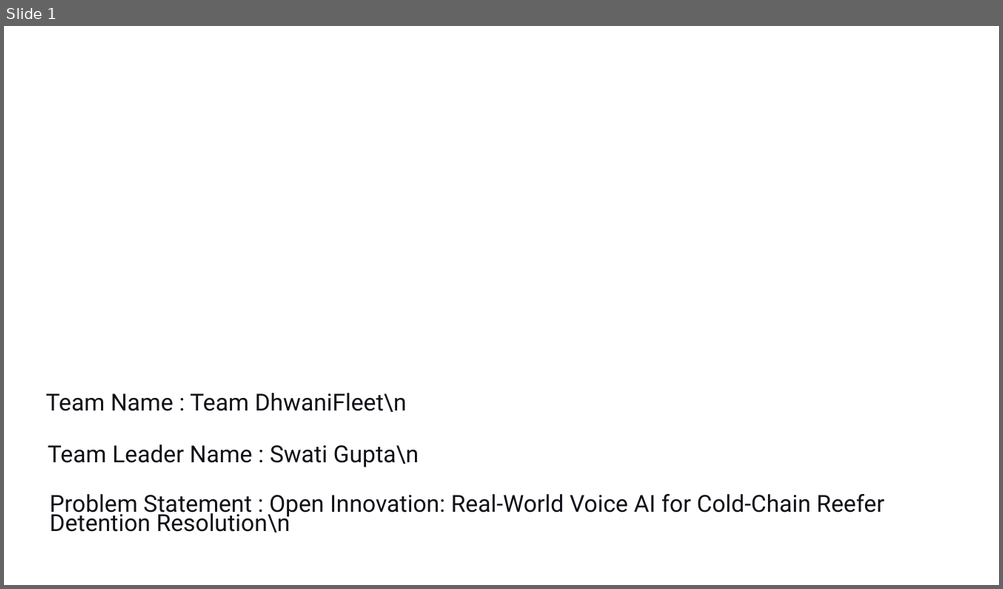
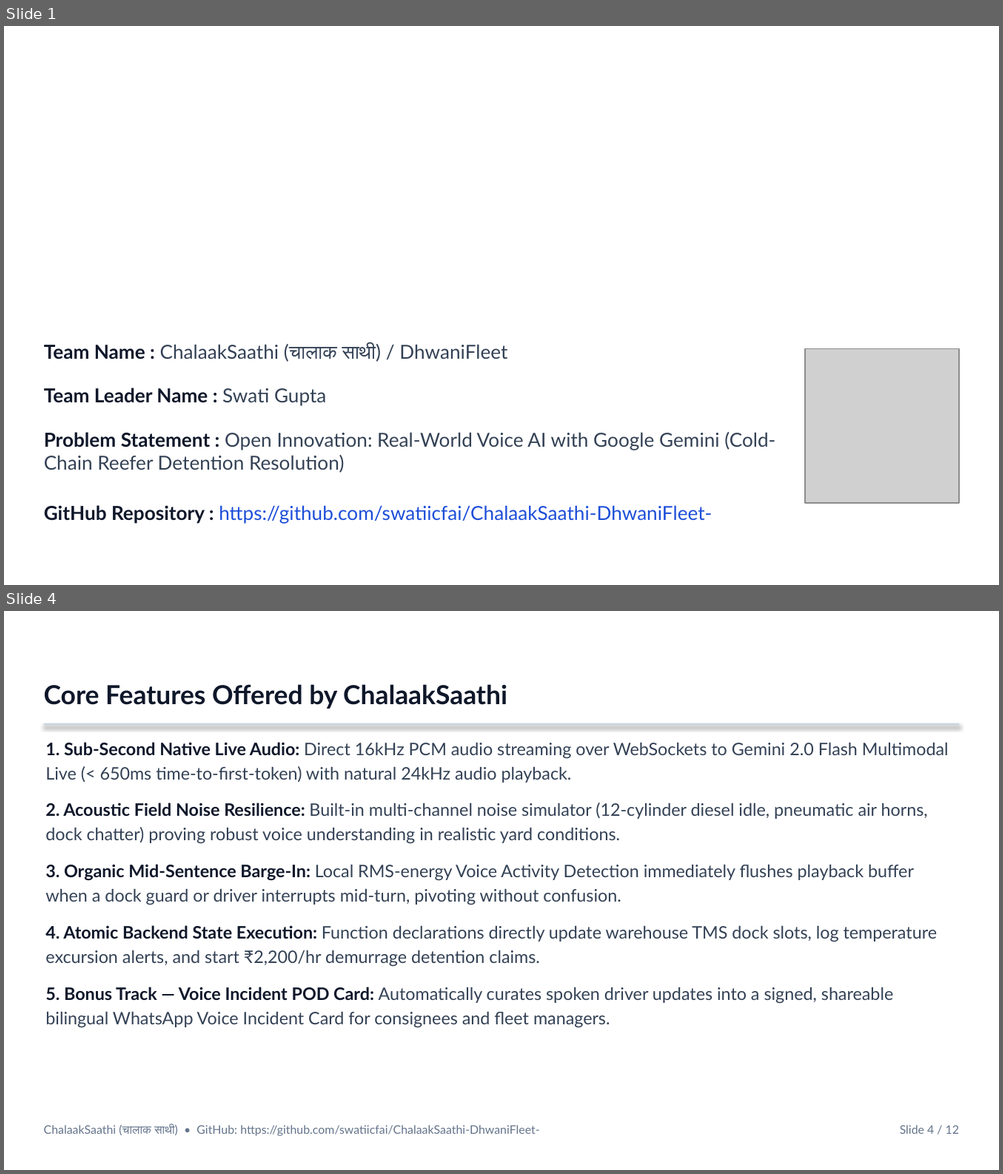
Before and after one commit to swatiicfai/ChalaakSaathi-DhwaniFleet-, a slide deck: DhwaniFleet_Idea_Submission_Deck.pptx. Shown one above the other, each under a label of ours: slide 1 before the commit, slides 1 and 4 after it; the slides between them are not shown. The pictures are 1003x589 and 1003x1174 pixels, drawn with LibreOffice and Linux fonts; fonts in the diff are those of the drawing; grey boxes stand for pictures; background and template pictures are left out. Boxes give left, top, right and bottom in pixels: in the first picture for what was removed or moved away, otherwise in the second. Text is boxed around its words. In the diff, an @@ line names an element or a change of style, - is before the commit and + after.

Commit message:
feat: official Build with Google Gemini submission deck using H2S/YourStory template

```diff
--- a/DhwaniFleet_Idea_Submission_Deck.pptx
+++ b/DhwaniFleet_Idea_Submission_Deck.pptx
@@ slide 4 added at <box>4,611,999,1170</box>, background picture (left out) @@
@@ text added at <box>44,684,507,709</box>, 19 pt, text #0F172A, bold @@
+Core Features Offered by ChalaakSaathi
@@ rectangle added at <box>44,723,959,726</box>, fill #CBD5E1 @@
@@ text added at <box>45,742,948,1028</box>, 12.5 pt, text #334155 @@
+1. Sub-Second Native Live Audio: Direct 16kHz PCM audio streaming over WebSockets to Gemini 2.0 Flash Multimodal Live (< 650ms time-to-first-token) with natural 24kHz audio playback.
+2. Acoustic Field Noise Resilience: Built-in multi-channel noise simulator (12-cylinder diesel idle, pneumatic air horns, dock chatter) proving robust voice understanding in realistic yard conditions.
+3. Organic Mid-Sentence Barge-In: Local RMS-energy Voice Activity Detection immediately flushes playback buffer when a dock guard or driver interrupts mid-turn, pivoting without confusion.
+4. Atomic Backend State Execution: Function declarations directly update warehouse TMS dock slots, log temperature excursion alerts, and start ₹2,200/hr demurrage detention claims.
+5. Bonus Track — Voice Incident POD Card: Automatically curates spoken driver updates into a signed, shareable bilingual WhatsApp Voice Incident Card for consignees and fleet managers.
@@ text added at <box>44,1125,539,1136</box>, 8.5 pt, text #64748B @@
+ChalaakSaathi (चालाक साथी) • GitHub: https://github.com/swatiicfai/ChalaakSaathi-DhwaniFleet-
@@ text added at <box>899,1125,959,1134</box>, 8.5 pt, text #64748B @@
+Slide 4 / 12
@@ slide 1 changed as well @@
@@ text at <box>44,344,507,362</box>: text changed; size 17 to 14 pt; font Roboto to Lato; text colour #0F1016 to #334155 @@
-Team Name : Team DhwaniFleet\n
+Team Name : ChalaakSaathi (चालाक साथी) / DhwaniFleet
@@ picture added at <box>805,349,959,503</box> @@
@@ text at <box>44,388,326,406</box>: text changed; size 17 to 14 pt; font Roboto to Lato; text colour #0F1016 to #0F172A; bold on @@
-Team Leader Name : Swati Gupta\n
+Team Leader Name : Swati Gupta
@@ text at <box>44,432,775,473</box>: text changed; size 17 to 14 pt; font Roboto to Lato; text colour #0F1016 to #334155 @@
-Problem Statement : Open Innovation: Real-World Voice AI for Cold-Chain Reefer Detention Resolution\n
+Problem Statement : Open Innovation: Real-World Voice AI with Google Gemini (Cold-Chain Reefer Detention Resolution)
@@ text added at <box>44,506,711,524</box>, 14 pt, text #1D4ED8 @@
+GitHub Repository : https://github.com/swatiicfai/ChalaakSaathi-DhwaniFleet-
```
Also in this commit, not shown: 1 other slide changed, 9 other slides added, 10 slides removed, 3 other files.
